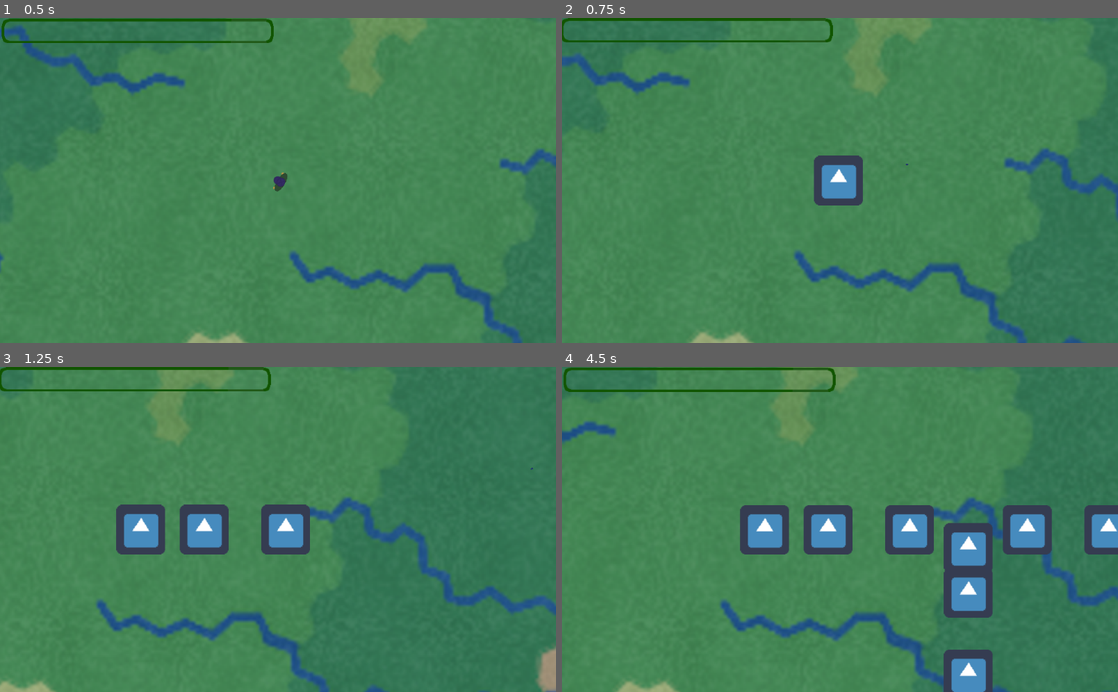
Above: before the commit, frames 1-4 (two rows, left to right).
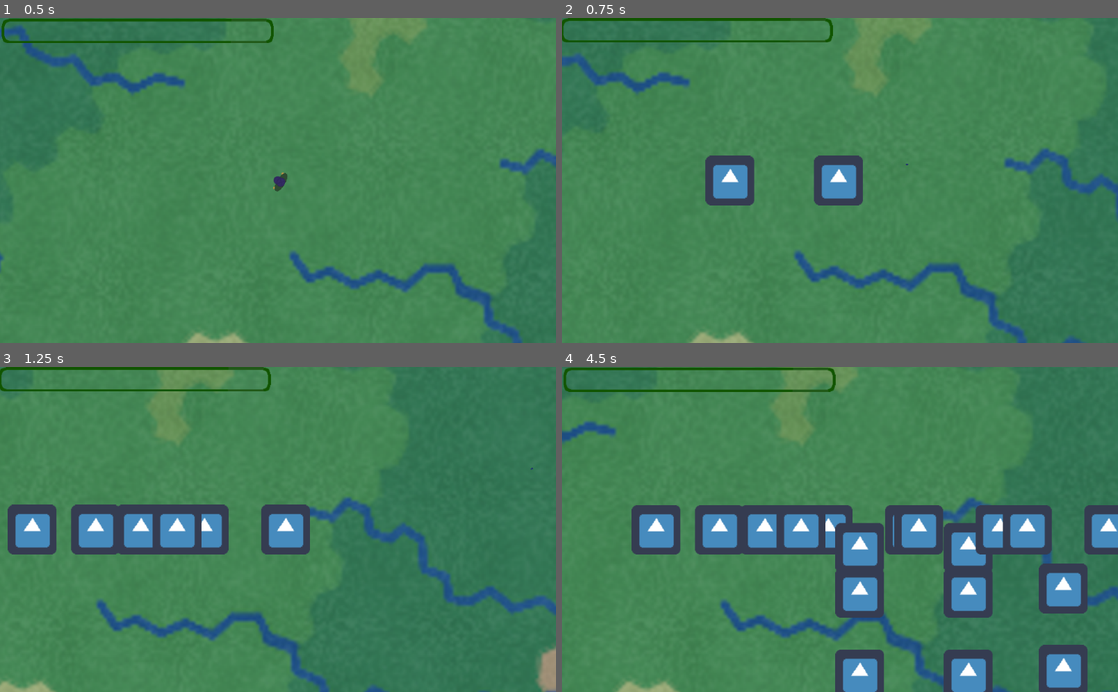
Above: after the commit, the same moments.

Repository: 32BitFlame/capstone-2019
Game: Godot game, scene res://TestRoom.tscn
Two runs of this game, one before a commit and one after it. Both use one fixed random seed, a clock stepped at 60 frames per second and the inputs below. The engine's default icon, where the game draws it, is replaced by a stand-in: a white triangle on a blue panel in a dark square.
Inputs (mouse positions are in pixels of both pictures, inside the frame that each line leads up to):
- Up to frame 1 (0.5 s): no input
- Up to frame 2 (0.75 s): tap Enter (ui_accept) at 0.5 s; move the mouse to (962, 164) at 0.52 s; press the mouse at (962, 164) at 0.53 s; hold D (ui_right) from 0.53 s (still down)
- Up to frame 3 (1.25 s): keep holding D (ui_right); tap Enter (ui_accept) at 0.77, 0.8, 1.07 s
- Up to frame 4 (4.5 s): move the mouse to (728, 545) at 1.27 s; release D (ui_right) at 1.28 s; release the mouse at (728, 545) at 1.28 s; hold S (ui_down) 1.28-2.03 s; tap Enter (ui_accept) at 1.35, 1.52, 1.82, 2.3, 3.02, 3.32, 3.77, 3.8, 4.07 s; click (728, 545) at 1.55 s; move the mouse to (895, 458) at 2.02 s; press the mouse at (895, 458) at 2.03 s; hold D (ui_right) 2.03-2.78 s; move the mouse to (812, 594) at 2.77 s; release the mouse at (812, 594) at 2.78 s; hold W (ui_up) 2.78-3.53 s; tap E (get_weapon) at 2.85 s; click (812, 594) at 3.05 s; move the mouse to (1006, 578) at 3.52 s; hold A (ui_left) from 3.53 s (still down); right-click (1006, 578) at 3.6 s; tap H (debug_damage1) at 4.15 s; move the mouse to (673, 480) at 4.27 s; tap Shift (sprint) at 4.35 s

Frame 1 is identical in both runs. In frame 2, 1.3% of the frame differs, in the area x 25-35%, y 42-58%; in frame 3, 3.5%; in frame 4, 11%, in the area x 12-95%, y 42-100%.

Commit message:
Added fusion rifle and ability to kill wolves

Diff:
--- a/Test_Enemy.gd
+++ b/Test_Enemy.gd
@@ -91,3 +91,10 @@
 	if strBody == "[KinematicBody2D:1239]":
 		print(body)
 		Player_Detect = false
+
+func damage(num):
+	print(num)
+	Hit_Points -= num;
+	if(Hit_Points <= 0):
+		print("dead");
+		get_parent().remove_child(self);
--- a/objects/player.gd
+++ b/objects/player.gd
@@ -56,10 +56,10 @@
 class FusionRifle:
 	extends Weapon
 	var parent
-	var chargetime = 30;
+	var chargetime = 60;
 	var _charge_iter = chargetime;
-	var rounds_per_burst = 50;
-	var difference_per_round = 2;
+	var rounds_per_burst = 5;
+	var difference_per_round = 5;
 	var _round_iter = 0;
 	var _fireIter = 0;
 	var mx = 0;
@@ -71,30 +71,20 @@
 	func _init(_bullet_path, _parent).(_bullet_path):
 		self.parent = _parent
 		self.bullet = load(_bullet_path);
-		_name = "Starter"
+		_name = "FusionRifle"
 	func _ready():
 		print(_charge_iter.type)
 		print(chargetime.type)
 		ready = true
-	func _create_bullet():
-		var hit = self.bullet.instance()
-		var ox = parent.position.x
-		var oy = parent.position.y
-		var angle = rand_range(-accuracy,accuracy)
-		print("angle: " + String(angle))
-		var shootVectorx = ox + cos(angle) * (mx - ox) - sin(angle) * (my - oy)
-		var shootVectory = oy + sin(angle) * (mx - ox) + cos(angle) * (my - oy)
-		var shootVector = Vector2(shootVectorx, shootVectory)
-		hit.StartMovement(parent.position.x, parent.position.y ,shootVector.x, shootVector.y, parent);
 	func fire_check():
+		mx = parent.get_global_mouse_position().x
+		my = parent.get_global_mouse_position().y
 		if(!ready):
 			return
 		var current_fire = Input.is_action_pressed("fire")
 		var lifted_fire = Input.is_action_just_released("fire")
-		if(lifted_fire && !is_firing):
-			print("reset2");
-			_charge_iter = chargetime
-			print("reset")
+
+		#Checks if key pressed and
 		if(current_fire && !is_firing):
 			_charge_iter-=1
 			print("start")
@@ -102,14 +92,33 @@
 		if(_charge_iter == 0):
 			is_firing = true
 			_charge_iter = chargetime
+			_round_iter = rounds_per_burst
 			print("boomer");
+
 		if(is_firing):
 			if(_fireIter == 0):
 				#Fire
-				_create_bullet()
+				var hit = self.bullet.instance()
+				var ox = parent.position.x
+				var oy = parent.position.y
+				var angle = rand_range(-accuracy,accuracy)
+				print(mx);
+				print(my);
+				var shootVectorx = ox + cos(angle) * (mx - ox) - sin(angle) * (my - oy)
+				var shootVectory = oy + sin(angle) * (mx - ox) + cos(angle) * (my - oy)
+				var shootVector = Vector2(shootVectorx, shootVectory)
+				parent.get_parent().add_child(hit)
+				hit.StartMovement(parent.position.x, parent.position.y ,shootVector.x, shootVector.y, parent);
 				_fireIter = difference_per_round
-				print("fire")
+				print("fire" + String(_round_iter))
+				_round_iter -= 1
+
 			_fireIter-=1
+			if(_round_iter <= 0):
+				#End
+				is_firing = false
+
+
 
 
 		prev_frame_fire = current_fire;
@@ -119,7 +128,7 @@
 	var parent
 	var firerate = 1;
 	var _fireIter = 100;
-	var accuracy = 1.55;
+	var accuracy = 0.75;
 	onready var lines = []
 	var shootVectorx
 	var shootVectory
@@ -137,7 +146,6 @@
 			var ox = parent.position.x
 			var oy = parent.position.y
 			var angle = rand_range(-accuracy,accuracy)
-			print("angle: " + String(angle))
 			var shootVectorx = ox + cos(angle) * (mx - ox) - sin(angle) * (my - oy)
 			var shootVectory = oy + sin(angle) * (mx - ox) + cos(angle) * (my - oy)
 			var shootVector = Vector2(shootVectorx, shootVectory)
@@ -240,9 +248,14 @@
 		#Debug
 		var weapon_drop = weapon_drop_scene.instance()
 		var vectorPlace = Vector2(position.y, position.y) + Vector2(10,0).rotated(rotation)
-		weapon_drop.start(position.x + 100, position.y, FusionRifle.new("res://starterGun_bullet.tscn", self))
+		weapon_drop.start(position.x + 100, position.y, TestGun2.new("res://starterGun_bullet.tscn", self))
 		weapon_drop.set_name("weapon_drop")
 		get_parent().add_child(weapon_drop)
+		var weapon_drop2 = weapon_drop_scene.instance()
+		var vectorPlace2 = Vector2(position.y, position.y) + Vector2(10,0).rotated(rotation)
+		weapon_drop2.start(position.x - 100, position.y, FusionRifle.new("res://starterGun_bullet.tscn", self))
+		weapon_drop2.set_name("weapon_drop2")
+		get_parent().add_child(weapon_drop2)
 
 	if Input.is_action_just_pressed("debug_damage1"):
 		print("Damage");
--- a/starterGun_bullet.gd
+++ b/starterGun_bullet.gd
@@ -2,7 +2,7 @@
 const speed = 20;
 var velocityVector;
 var started = false;
-var damage = 3;
+var damage = 50;
 var parent;
 func StartMovement(x,y,tx, ty, _parent):
 	parent = _parent;
@@ -25,4 +25,6 @@
 		return;
 	else:
 		if(body.has_method("damage") && body):
+			print("damage")
 			body.damage(damage);
+			get_parent().remove_child(self)
